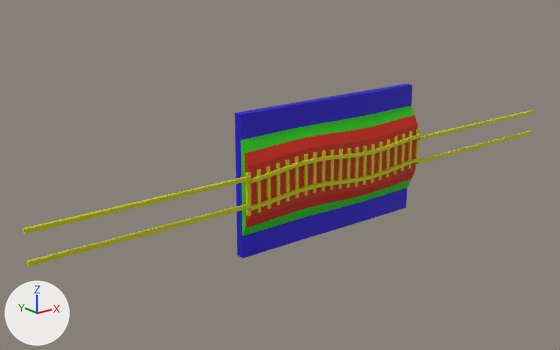
The OBJ model data/railsim/test/modeshape/shape22.obj: old version first, new version second.
Both versions are drawn from a camera (50 mm lens) standing at (-10.8, -31.0, 12.9) and looking at (16.0, 2.4, -0.4). Arrows for +X, +Y and +Z are at lower left; the lights stay in place. Where no turn or scale is listed for an object, it has been applied to the vertices. Vertices at the same position are counted once.

In view in the first picture: 'shape22'.
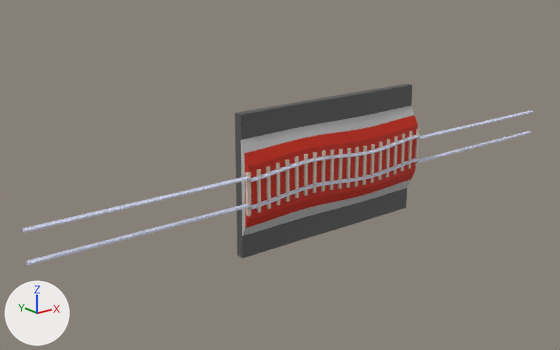
Changed parts and their boxes [x1, y1, x2, y2] in the pictures (560 x 350 px):
'shape22', recoloured, reshaped: before [23, 84, 534, 267]; after [23, 84, 534, 265]
part 1 of me_shape22, built on: before [23, 110, 534, 267]; after [23, 110, 534, 265]
part 2 of me_shape22, recoloured (yellow to grey): [245, 129, 420, 216] in both

Diff of the bpy script that builds the scene:
```diff
--- a/data/railsim/test/modeshape/shape22.obj.py
+++ b/data/railsim/test/modeshape/shape22.obj.py
@@ mat_green @@
 mat_green = principled_material('green')
-mat_green.base_color = (0.0166, 0.592, 0.0)  # green #23ca00
+mat_green.base_color = (0.5, 0.5, 0.5)  # grey #bcbcbc
 mat_green.roughness = 0.683
@@ mat_blue @@
 mat_blue = principled_material('blue')
-mat_blue.base_color = (0.0166, 0.0, 0.592)  # blue #2300ca
+mat_blue.base_color = (0.1, 0.1, 0.1)  # dark grey #595959
 mat_blue.roughness = 0.683
@@ mat_sleepers @@
+mat_sleepers = principled_material('sleepers')
+mat_sleepers.base_color = (0.7, 0.6, 0.5)  # light grey #dacbbc
+mat_sleepers.roughness = 1.0
@@ mat_rails @@
+mat_rails = principled_material('rails')
+mat_rails.base_color = (0.7, 0.73, 0.9)  # white #dadef3
+mat_rails.roughness = 1.0
@@ me_shape22 @@
 # used by ob_shape22; location = (0.0, 0.0, 0.0)
-me_shape22.from_pydata(...)  # 6122 vertices, 6417 faces; spans x 0.0..37.0, y -0.1..1.2, z -4.0..4.0
+me_shape22.from_pydata(...)  # 6662 vertices, 6831 faces; spans x 0.0..37.0, y -0.1..1.2, z -4.0..4.0
+# me_shape22 part 1: 83 vertices moved within x 0.0..37.0, y -0.1..0.1, z -1.0..1.0; 84 vertices removed from x 0.0..37.0, y -0.1, z -1.0..1.0; 624 vertices added at x 0.0..37.0, y -0.1..0.1, z -1.0..1.0
+# me_shape22 part 2: 1471 faces spanning x 11.9..25.1, y 0.0..0.2, z -1.3..1.3 switch from mat_yellow (yellow #caca00) to mat_sleepers (light grey #dacbbc)
 me_shape22.materials.append(mat_red)
@@ me_shape22 @@
 me_shape22.materials.append(mat_blue)
+me_shape22.materials.append(mat_rails)  # white #dadef3
```
